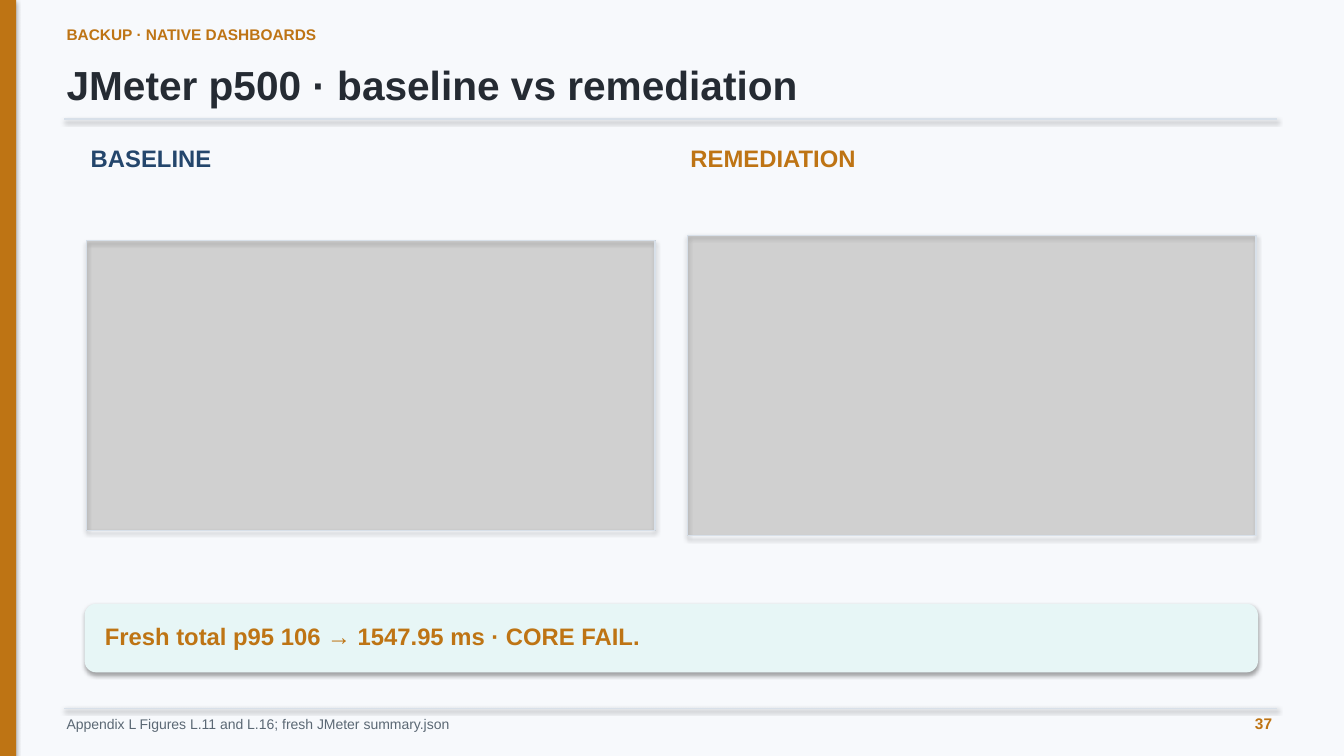
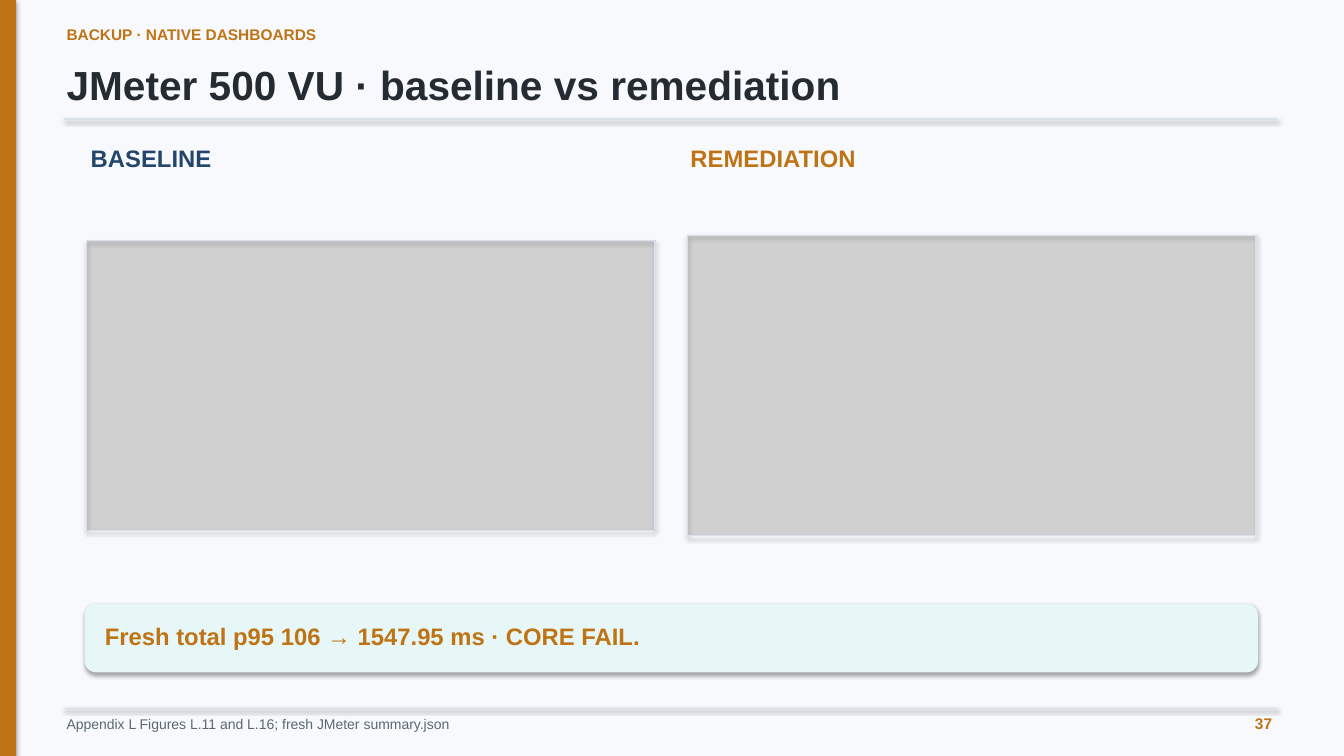
Before and after one commit to minatozaki98/financial-accounting, a slide deck: slide 37 of Document/outputs/final-defense/G6519692_Zaw_Ye_Htut_Ko_Final_Thesis_Defense.pptx. Drawn at 1344x756 pixels with LibreOffice and Linux fonts; fonts in the diff are those of the drawing; grey boxes stand for pictures. Boxes give left, top, right and bottom in pixels: in the first picture for what was removed or moved away, otherwise in the second. Text is boxed around its words. In the diff, an @@ line names an element or a change of style, - is before the commit and + after.

Commit message:
docs: distinguish JMeter virtual users from latency percentiles

```diff
--- a/Document/outputs/final-defense/G6519692_Zaw_Ye_Htut_Ko_Final_Thesis_Defense.pptx
+++ b/Document/outputs/final-defense/G6519692_Zaw_Ye_Htut_Ko_Final_Thesis_Defense.pptx
@@ text at (x1=67, y1=70, x2=840, y2=101): text changed @@
-JMeter p500 · baseline vs remediation
+JMeter 500 VU · baseline vs remediation
```
Also in this commit, not shown: 9 other slides changed, 10 other files.
